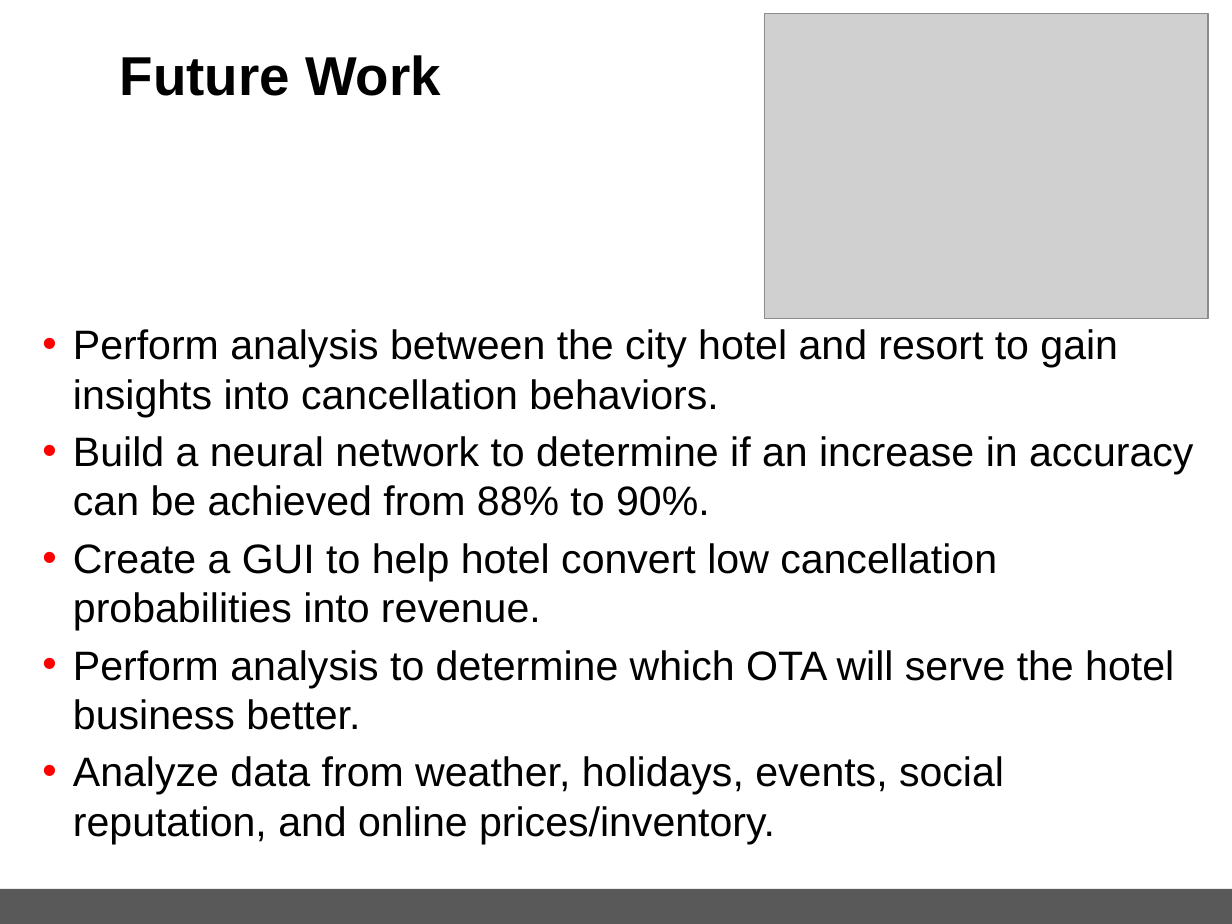
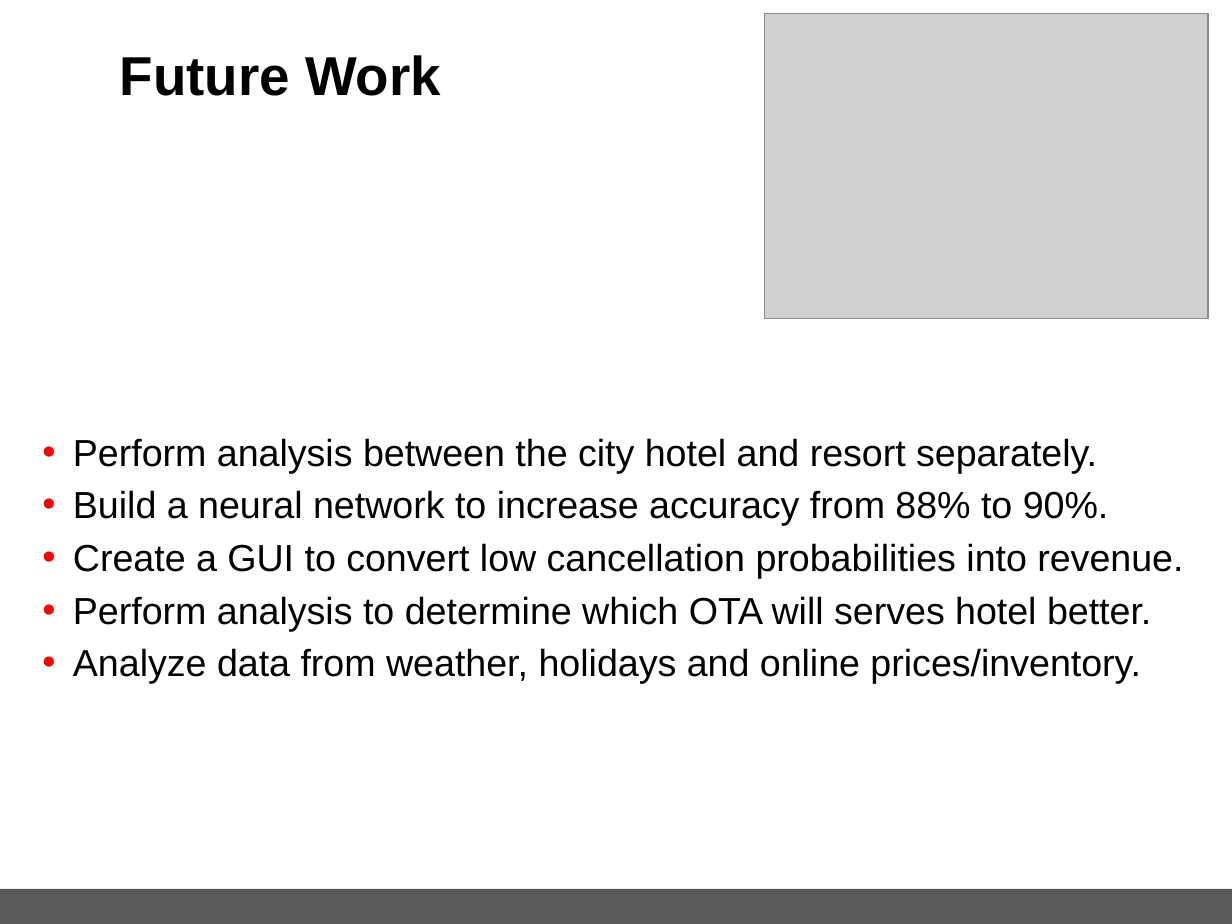
Before and after one commit to spettiett/dsc-capstone-project-v2-online-ds-pt-061019, a slide deck: slide 15 of Capstone_HotelBookingPredition(Final).pptx. Drawn at 1232x924 pixels with LibreOffice and Linux fonts; fonts in the diff are those of the drawing; grey boxes stand for pictures; background and template pictures are left out. Boxes give left, top, right and bottom in pixels: in the first picture for what was removed or moved away, otherwise in the second. Text is boxed around its words. In the diff, an @@ line names an element or a change of style, - is before the commit and + after.

```diff
--- a/Capstone_HotelBookingPredition(Final).pptx
+++ b/Capstone_HotelBookingPredition(Final).pptx
@@ text at box(73, 438, 1183, 684): text changed; size 24 to 22 pt @@
-• Perform analysis between the city hotel and resort to gain insights into cancellation behaviors.
-• Build a neural network to determine if an increase in accuracy can be achieved from 88% to 90%.
-• Create a GUI to help hotel convert low cancellation probabilities into revenue.
-• Perform analysis to determine which OTA will serve the hotel business better.
-• Analyze data from weather, holidays, events, social reputation, and online prices/inventory.
+• Perform analysis between the city hotel and resort separately.
+• Build a neural network to increase accuracy from 88% to 90%.
+• Create a GUI to convert low cancellation probabilities into revenue.
+• Perform analysis to determine which OTA will serves hotel better.
+• Analyze data from weather, holidays and online prices/inventory.
```
Also in this commit, not shown: 5 other slides changed, 15 other files.
